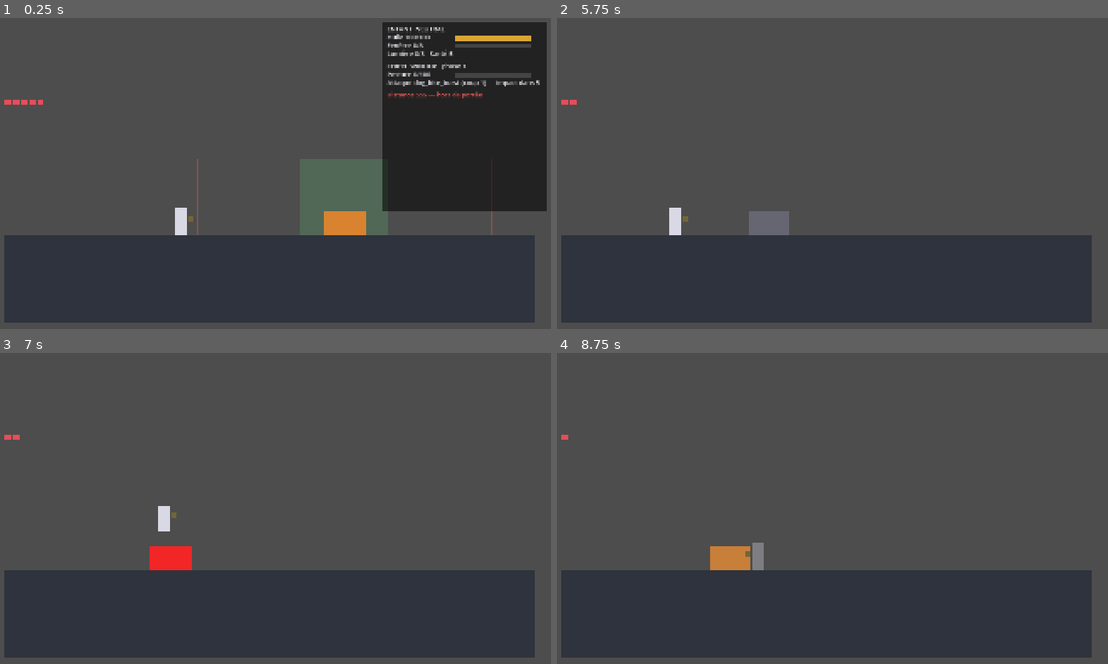
Above: before the commit, frames 1-4 (two rows, left to right).
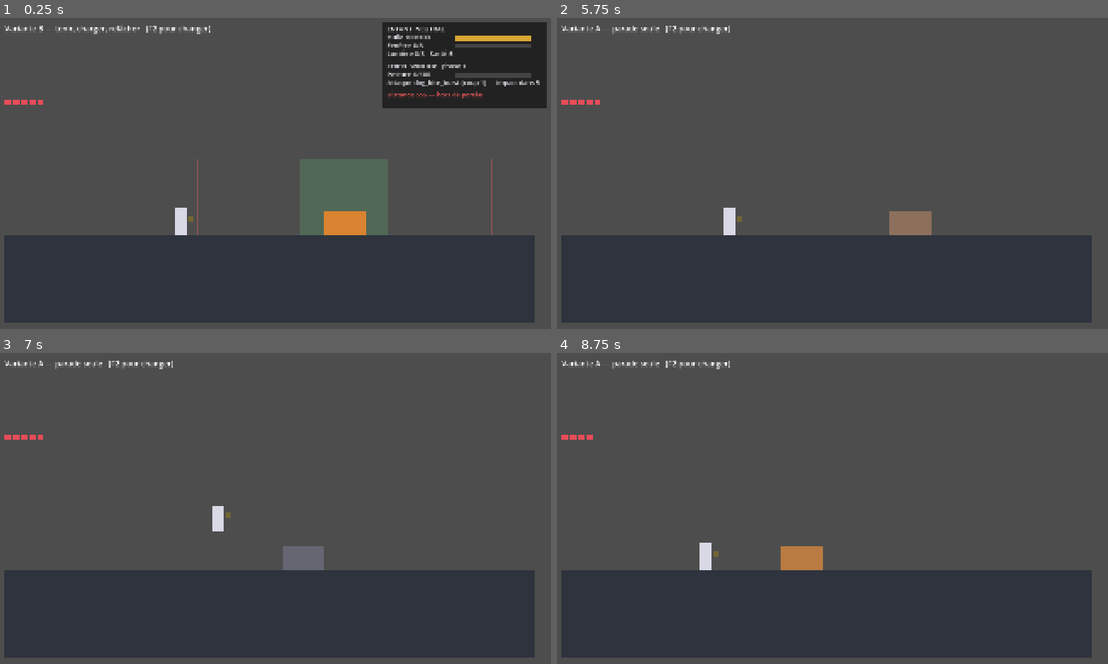
Above: after the commit, the same moments.

Repository: 67646-code/there_was_light
Game: Godot game, scene res://src/scenes/main.tscn
The game is run twice, just before and just after one commit, with the same random seed, the same clock (stepped at 60 frames per second) and the same inputs.
Inputs (mouse positions are in pixels of both pictures, inside the frame that each line leads up to):
- Up to frame 1 (0.25 s): no input
- Up to frame 2 (5.75 s): tap Enter at 0.5 s; move the mouse to (948, 161) at 0.52 s; hold D (move_right) 0.53-1.25 s; hold K (release) 0.53-1.25 s; click (948, 161) at 0.67 s; tap Space (jump) at 0.77, 3.77 s; drag from (711, 192) to (799, 238) at 1.27 s; move the mouse to (882, 105) at 2.02 s; hold D (move_right) 2.03-2.75 s; hold W (aim_up) 2.03-2.75 s; tap K (release) at 2.3, 3.8 s; drag from (799, 238) to (656, 126) at 2.77 s; move the mouse to (997, 223) at 3.52 s; hold A (move_left) 3.53-4.25 s; hold J (lantern) 3.53-4.25 s; tap F1 (debug_toggle) at 4.15 s; drag from (656, 126) to (744, 95) at 4.27 s; move the mouse to (854, 176) at 5.02 s; hold A (move_left) from 5.03 s (still down); hold K (release) from 5.03 s (still down); tap Alt at 5.1 s; click (854, 176) at 5.17 s; tap F2 (variant_toggle) at 5.65 s
- Up to frame 3 (7 s): release A (move_left) at 5.75 s; release K (release) at 5.75 s; drag from (187, 430) to (154, 527) at 5.77 s; move the mouse to (391, 496) at 6.52 s; hold D (move_right) from 6.53 s (still down); hold K (release) from 6.53 s (still down); tap Space (jump) at 6.77 s
- Up to frame 4 (8.75 s): release D (move_right) at 7.25 s; release K (release) at 7.25 s; drag from (711, 527) to (799, 573) at 7.27 s; move the mouse to (882, 440) at 8.02 s; hold A (move_left) from 8.03 s (still down); hold W (aim_up) from 8.03 s (still down); tap K (release) at 8.3 s

The runs differ from the first frame. In frame 1, 10% of the frame differs, in the area x 0-100%, y 2-63%; in frame 2, 1.9%; in frame 3, 1.8%; in frame 4, 1.8%.

Commit message:
P1.7 : bascule entre les variantes A et B
Co-Authored-By: Claude Opus 5.5 <noreply@anthropic.com>

Diff:
--- a/src/game/arena.gd
+++ b/src/game/arena.gd
@@ -1,8 +1,12 @@
 extends Node2D
 ## Arène du prototype : lit la manette, fait avancer le combat d'une image par image physique
 ## et laisse la vue l'afficher. Après la fin du combat, « saut » relance une partie.
+## F2 bascule entre les variantes du test comparatif et relance une partie.
 
-@export var child_settings: ChildSettings
+## Réglages de l'enfant pour chaque variante du test comparatif (A, B…).
+@export var variants: Array[ChildSettings] = []
+@export var variant_labels: Array[String] = []
+@export var variant_index: int = 0
 @export var boss_data: BossData
 @export var arena_settings: ArenaSettings
 @export var feedback_settings: FeedbackSettings
@@ -18,6 +22,7 @@
 @onready var _message: Label = %Message
 @onready var _debug: DebugOverlay = %DebugOverlay
 @onready var _effects: ImpactEffects = %ImpactEffects
+@onready var _variant_label: Label = %VariantLabel
 
 
 func _ready() -> void:
@@ -28,6 +33,18 @@
 func _unhandled_input(event: InputEvent) -> void:
 	if event.is_action_pressed(&"debug_toggle"):
 		_set_debug(not _debug.visible)
+	elif event.is_action_pressed(&"variant_toggle"):
+		next_variant()
+
+
+## Passe à la variante suivante et relance une partie.
+func next_variant() -> void:
+	variant_index = (variant_index + 1) % variants.size()
+	_restart()
+
+
+func current_variant() -> ChildSettings:
+	return variants[variant_index]
 
 
 func _physics_process(_delta: float) -> void:
@@ -57,7 +74,9 @@
 
 
 func _restart() -> void:
-	fight = ArenaFight.new(child_settings, boss_data, arena_settings, rng_seed, feedback_settings)
+	fight = ArenaFight.new(
+		current_variant(), boss_data, arena_settings, rng_seed, feedback_settings
+	)
 	_effects.watch(fight)
 	fight.duel.ended.connect(_on_fight_ended)
 	combat_log = CombatLog.new(fight.duel)
@@ -65,6 +84,8 @@
 	_debug.fight = fight
 	_debug.combat_log = combat_log
 	_message.text = ""
+	var label := variant_labels[variant_index] if variant_index < variant_labels.size() else ""
+	_variant_label.text = "Variante %s   (F2 pour changer)" % label
 	_view.queue_redraw()
 
 
--- a/src/game/debug_overlay.gd
+++ b/src/game/debug_overlay.gd
@@ -31,7 +31,10 @@
 	var dog := fight.duel.dog
 	var motion := fight.motion
 	var origin := Vector2(size.x - 560, 20)
-	draw_rect(Rect2(origin - Vector2(16, 0), Vector2(556, 640)), PANEL)
+	# Hauteur ajustée au contenu : 7 lignes, 3 interlignes et demi, puis le journal.
+	var entries: int = combat_log.entries.size() if combat_log != null else 0
+	var height: float = LINE * (8.5 + 1.5 + entries) + 8.0
+	draw_rect(Rect2(origin - Vector2(16, 0), Vector2(556, height)), PANEL)
 	var y := origin.y + LINE
 	var x := origin.x
 
--- a/src/scenes/arena.tscn
+++ b/src/scenes/arena.tscn
@@ -1,8 +1,10 @@
-[gd_scene load_steps=9 format=3]
+[gd_scene load_steps=11 format=3]
 
 [ext_resource type="Script" path="res://src/game/arena.gd" id="1_arena"]
 [ext_resource type="Script" path="res://src/game/arena_view.gd" id="2_view"]
 [ext_resource type="Resource" path="res://data/child_variant_b.tres" id="3_child"]
+[ext_resource type="Resource" path="res://data/child_variant_a.tres" id="9_child_a"]
+[ext_resource type="Script" path="res://src/core/child_settings.gd" id="10_child_script"]
 [ext_resource type="Resource" path="res://data/boss_dog.tres" id="4_dog"]
 [ext_resource type="Resource" path="res://data/arena.tres" id="5_arena"]
 [ext_resource type="Script" path="res://src/game/debug_overlay.gd" id="6_debug"]
@@ -11,7 +13,9 @@
 
 [node name="Arena" type="Node2D"]
 script = ExtResource("1_arena")
-child_settings = ExtResource("3_child")
+variants = Array[ExtResource("10_child_script")]([ExtResource("9_child_a"), ExtResource("3_child")])
+variant_labels = Array[String](["A — parade seule", "B — tenir, charger, relâcher"])
+variant_index = 1
 boss_data = ExtResource("4_dog")
 arena_settings = ExtResource("5_arena")
 feedback_settings = ExtResource("7_feedback")
@@ -57,3 +61,11 @@
 theme_override_font_sizes/font_size = 40
 horizontal_alignment = 1
 vertical_alignment = 1
+
+[node name="VariantLabel" type="Label" parent="UI"]
+unique_name_in_owner = true
+offset_left = 60.0
+offset_top = 20.0
+offset_right = 900.0
+offset_bottom = 60.0
+theme_override_font_sizes/font_size = 26
--- /dev/null
+++ b/tests/unit/test_arena_scene.gd
@@ -0,0 +1,29 @@
+extends GutTest
+## Scène de l'arène : chargement et bascule des variantes du test comparatif (P1.7).
+
+const ARENA: String = "res://src/scenes/arena.tscn"
+
+var arena: Node
+
+
+func before_each() -> void:
+	arena = (load(ARENA) as PackedScene).instantiate()
+	add_child_autofree(arena)
+
+
+func test_starts_on_variant_b_with_release() -> void:
+	var fight := arena.get(&"fight") as ArenaFight
+	assert_true(fight.child_settings.release_enabled)
+	var label := arena.get_node("%VariantLabel") as Label
+	assert_string_contains(label.text, "B")
+
+
+func test_toggle_switches_variant_and_restarts() -> void:
+	var before := arena.get(&"fight") as ArenaFight
+	arena.call(&"next_variant")
+	var after := arena.get(&"fight") as ArenaFight
+	assert_ne(after, before, "Nouvelle partie.")
+	assert_false(after.child_settings.release_enabled, "Variante A : pas de relâche.")
+	assert_string_contains((arena.get_node("%VariantLabel") as Label).text, "A")
+	arena.call(&"next_variant")
+	assert_true((arena.get(&"fight") as ArenaFight).child_settings.release_enabled)
Not shown, added: tests/unit/test_arena_scene.gd.uid
Not shown, changed: docs/JALON.md
